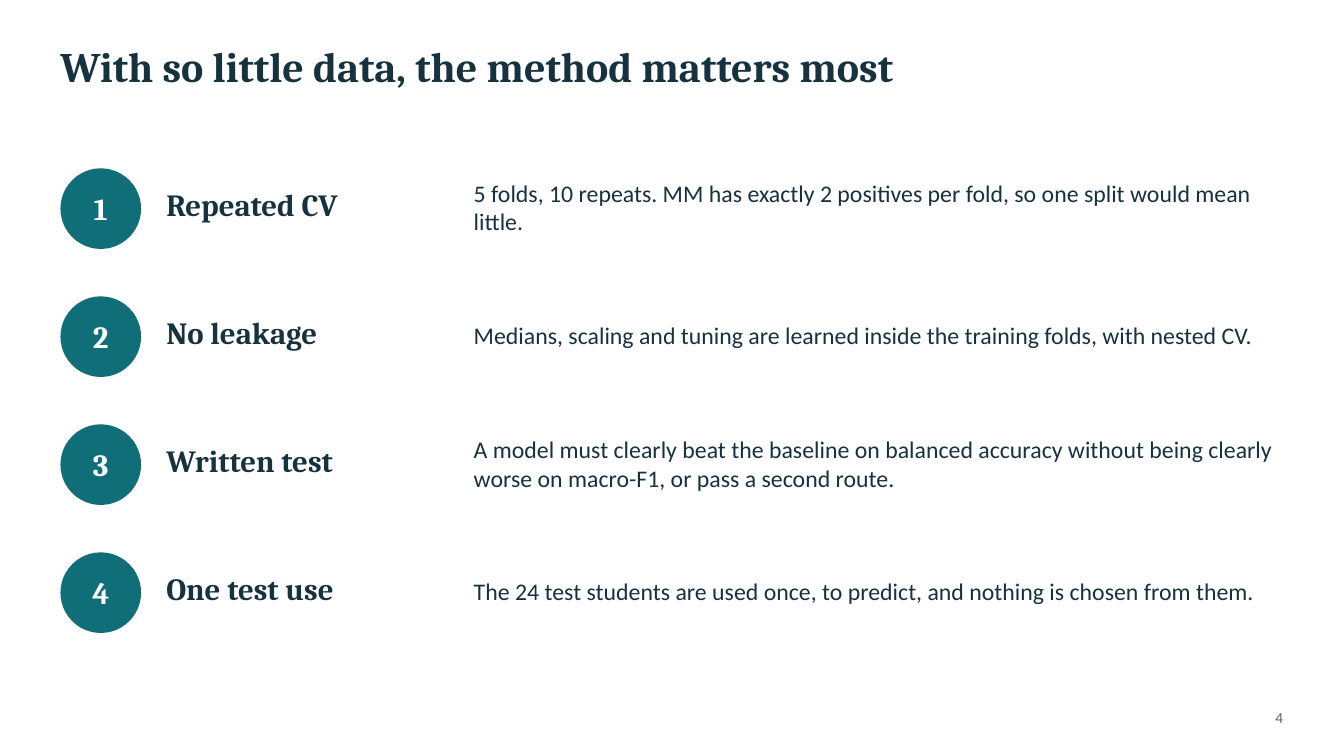
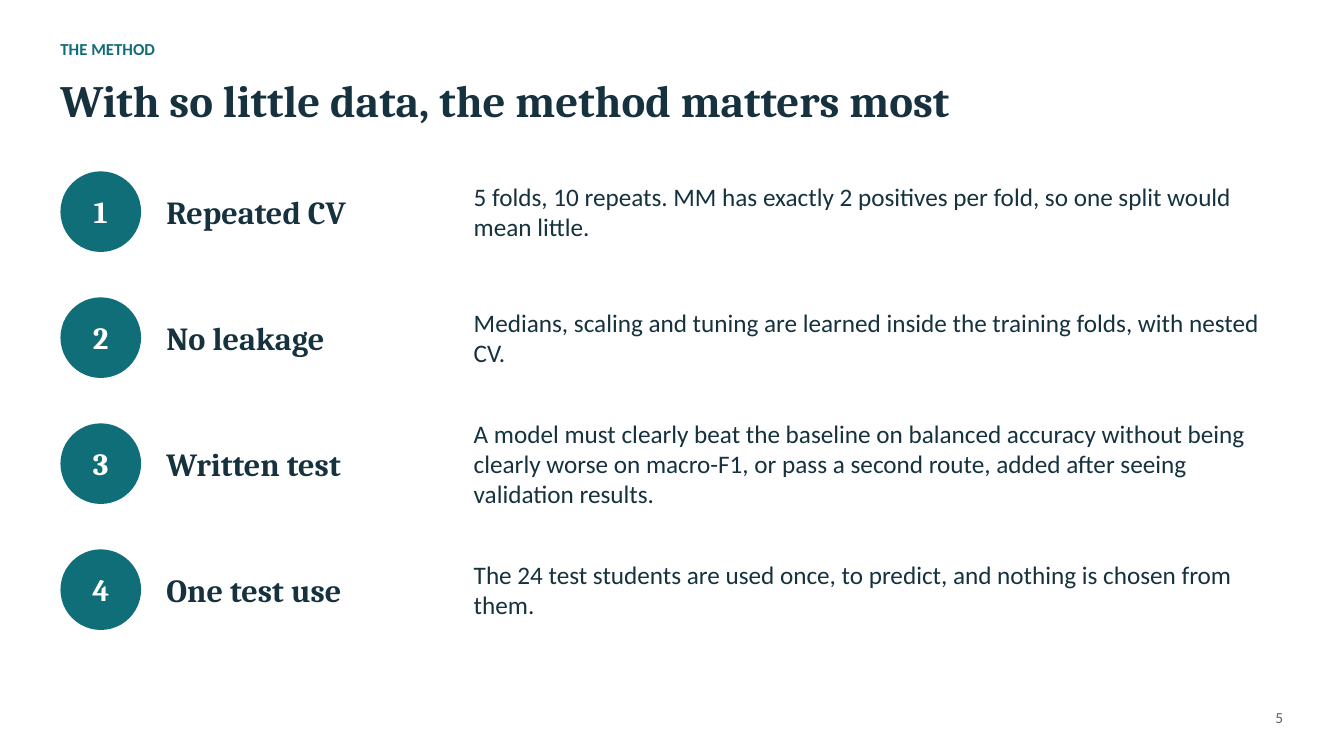
Before and after one commit to tomas20oriol-jpg/miopia-ml-project, a slide deck: slide 5 of slides/myopia_presentation.pptx (slide 4 before the commit). Drawn at 1344x756 pixels with LibreOffice and Linux fonts; fonts in the diff are those of the drawing. Boxes give left, top, right and bottom in pixels: in the first picture for what was removed or moved away, otherwise in the second. Text is boxed around its words. In the diff, an @@ line names an element or a change of style, - is before the commit and + after.

```diff
--- a/slides/myopia_presentation.pptx
+++ b/slides/myopia_presentation.pptx
@@ text added at (x1=60, y1=44, x2=155, y2=55), 12 pt, text #0F6E78, bold @@
+THE METHOD
@@ title "With so little data, the ..." moved from (x1=60, y1=52, x2=894, y2=88) to (x1=60, y1=86, x2=949, y2=123) @@
@@ title "With so little data, the ..." at (x1=60, y1=86, x2=949, y2=123): size 30 to 32 pt @@
@@ size 22 to 23 pt in 4 elements at (x1=166, y1=580, x2=341, y2=603), (x1=166, y1=453, x2=341, y2=477), (x1=166, y1=327, x2=325, y2=357), (x1=166, y1=201, x2=346, y2=231) @@
@@ text "Repeated CV" moved from (x1=166, y1=194, x2=338, y2=223) to (x1=166, y1=201, x2=346, y2=231) @@
@@ size 17 to 18 pt in 3 elements at (x1=474, y1=566, x2=1231, y2=614), (x1=474, y1=314, x2=1258, y2=362), (x1=474, y1=188, x2=1230, y2=236) @@
@@ text at (x1=474, y1=425, x2=1245, y2=503): text changed; size 17 to 18 pt @@
-A model must clearly beat the baseline on balanced accuracy without being clearly worse on macro-F1, or pass a second route.
+A model must clearly beat the baseline on balanced accuracy without being clearly worse on macro-F1, or pass a second route, added after seeing validation results.
@@ text "The 24 test students are ..." moved from (x1=474, y1=583, x2=1253, y2=604) to (x1=474, y1=566, x2=1231, y2=614) @@
@@ ellipse "4" moved from (x1=60, y1=553, x2=141, y2=633) to (x1=60, y1=549, x2=141, y2=630) @@
@@ text at (x1=1275, y1=713, x2=1283, y2=723): text changed @@
-4
+5
```
Also in this commit, not shown: 13 other slides changed, 2 slides added, 1 slide removed, 14 other files.
